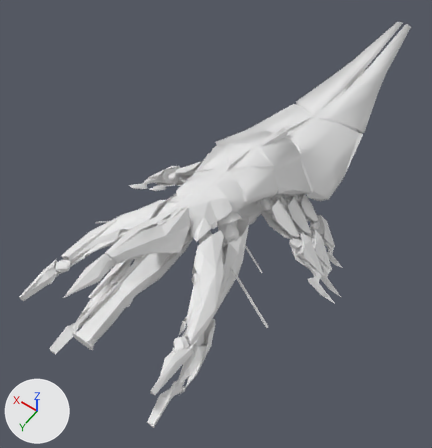
The FBX model GE2-SpaceBattles/Assets/Models/Downloaded/Reaper2.fbx: old version first, new version second.
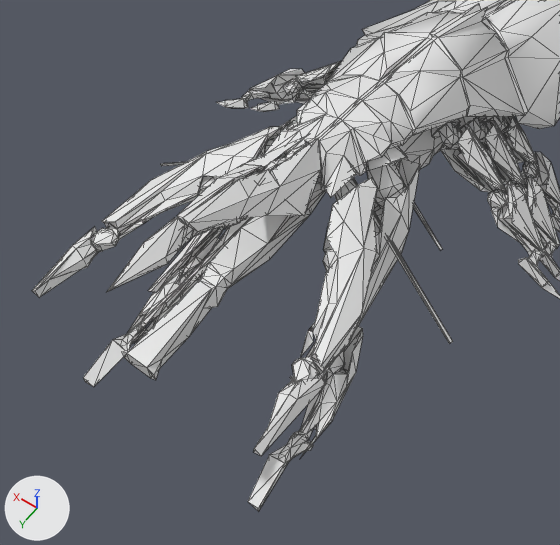
There are two pictures of each version: one whole from a camera (50 mm lens) standing at (-23.5, 32.4, 51.2) and looking at (2.7, -4.2, -6.3), one close up on the part from 0% to 77% of the width and 28% to 100% of the height. Lighting does not change. The marker at lower left points along +X, +Y and +Z. The close-ups show mesh edges as thin lines. Where no turn or scale is listed for an object, it has been applied to the vertices.

Names of what the first close-up shows: 'FrontBackARm', 'FrontBackARm.001', 'FrontSideArm', 'FrontSideArm.001', 'Reaper-Body', 'SideArm', 'SideArm.003', 'SideArm.004', 'SideArm.005', 'TongueThing', 'TopArm'.
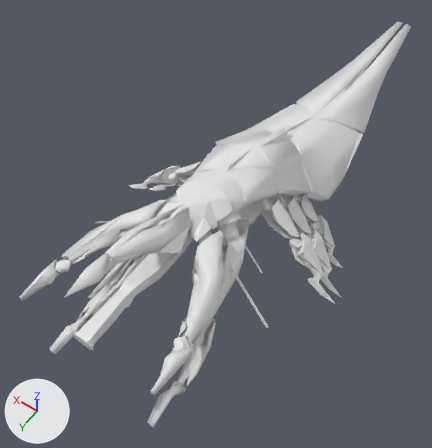
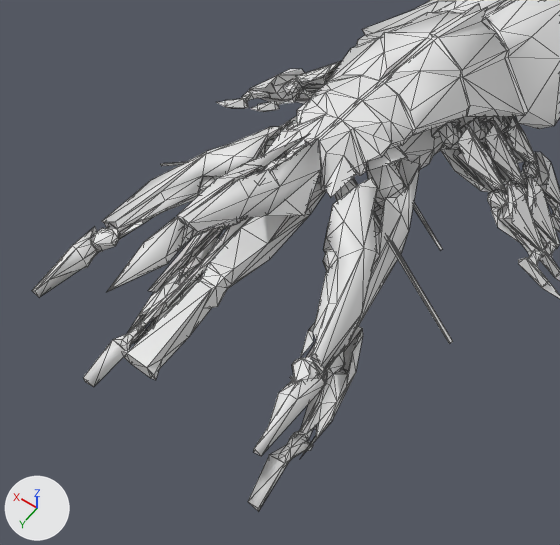
Where the newer file only moved an object's origin or applied its transform, the numbers keep the older frame.

Pixel boxes [x1, y1, x2, y2] of what changed, in the close-ups (560 x 545 px; the box of a moved part takes in the faces that stretch with it):
part 1 of me_sovereign_reaper_005, shading changed: [248, 147, 420, 511] in both
part 2 of me_sovereign_reaper_003, shading changed: [107, 134, 321, 292] in both
part 3 of me_sovereign_reaper_004, moved or reshaped (not visible before): after [320, 173, 321, 186]
part 4 of me_sovereign_reaper_007, shading changed: [83, 102, 308, 387] in both
part 5 of me_sovereign_reaper_008, shading changed: [32, 127, 283, 298] in both

Patch to the scene script:
```diff
--- a/GE2-SpaceBattles/Assets/Models/Downloaded/Reaper2.fbx.py
+++ b/GE2-SpaceBattles/Assets/Models/Downloaded/Reaper2.fbx.py
@@ me_sovereign_reaper_003 @@
 me_sovereign_reaper_003.from_pydata(...)  # 200 vertices, 385 faces; spans x -1.9..1.9, y 4.2..19.6, z 5.3..11.5
 # used by ob_toparm; location = (0.0, 0.0, 0.0)
+# me_sovereign_reaper_003 part 2: edges marked sharp go from 557 to 436
@@ me_sovereign_reaper_004 @@
 # used by ob_frontsidearm; location = (0.0, 0.0, 0.0)
-me_sovereign_reaper_004.from_pydata(...)  # 163 vertices, 314 faces; spans x -8.4..-0.2, y 3.1..19.5, z 2.7..5.8
+me_sovereign_reaper_004.from_pydata(...)  # 162 vertices, 312 faces; spans x -8.4..0.0, y 3.0..19.5, z 2.7..5.8
+# me_sovereign_reaper_004 part 3
+# 3 vertices are removed from x -0.7..-0.2, y 3.2..4.0, z 4.4..5.4
+# 12 faces are deleted
+# 2 vertices are added at (0.0, 4.0, 4.0), (-1.0, 3.0, 5.0)
+# 10 new faces join them
@@ me_sovereign_reaper_008 @@
 me_sovereign_reaper_008.from_pydata(...)  # 163 vertices, 314 faces; spans x -8.4..-0.2, y 2.7..5.8, z -19.5..-3.1
 # used by ob_frontsidearm_001; parent = ob_reaper_body; location = (0.0, 0.0, 0.0); rotation_euler = (-3.142, 0.0, 0.0), in degrees (-180, 0, 0); scale = (-1.0, -1.0, -1.0)
+# me_sovereign_reaper_008 part 5: edges marked sharp go from 454 to 346
@@ me_sovereign_reaper_007 @@
 me_sovereign_reaper_007.from_pydata(...)  # 212 vertices, 401 faces; spans x -7.2..-0.4, y -6.7..5.3, z -19.5..0.6
 # used by ob_frontbackarm_001; parent = ob_reaper_body; location = (0.0, 0.0, 0.0); rotation_euler = (-3.142, 0.0, 0.0), in degrees (-180, 0, 0); scale = (-1.0, -1.0, -1.0)
+# me_sovereign_reaper_007 part 4: edges marked sharp go from 557 to 419
@@ me_sovereign_reaper_005 @@
 me_sovereign_reaper_005.from_pydata(...)  # 212 vertices, 401 faces; spans x -7.2..-0.4, y -0.6..19.5, z -6.7..5.3
 # used by ob_frontbackarm; location = (0.0, 0.0, 0.0)
+# me_sovereign_reaper_005 part 1: edges marked sharp go from 557 to 419
```
